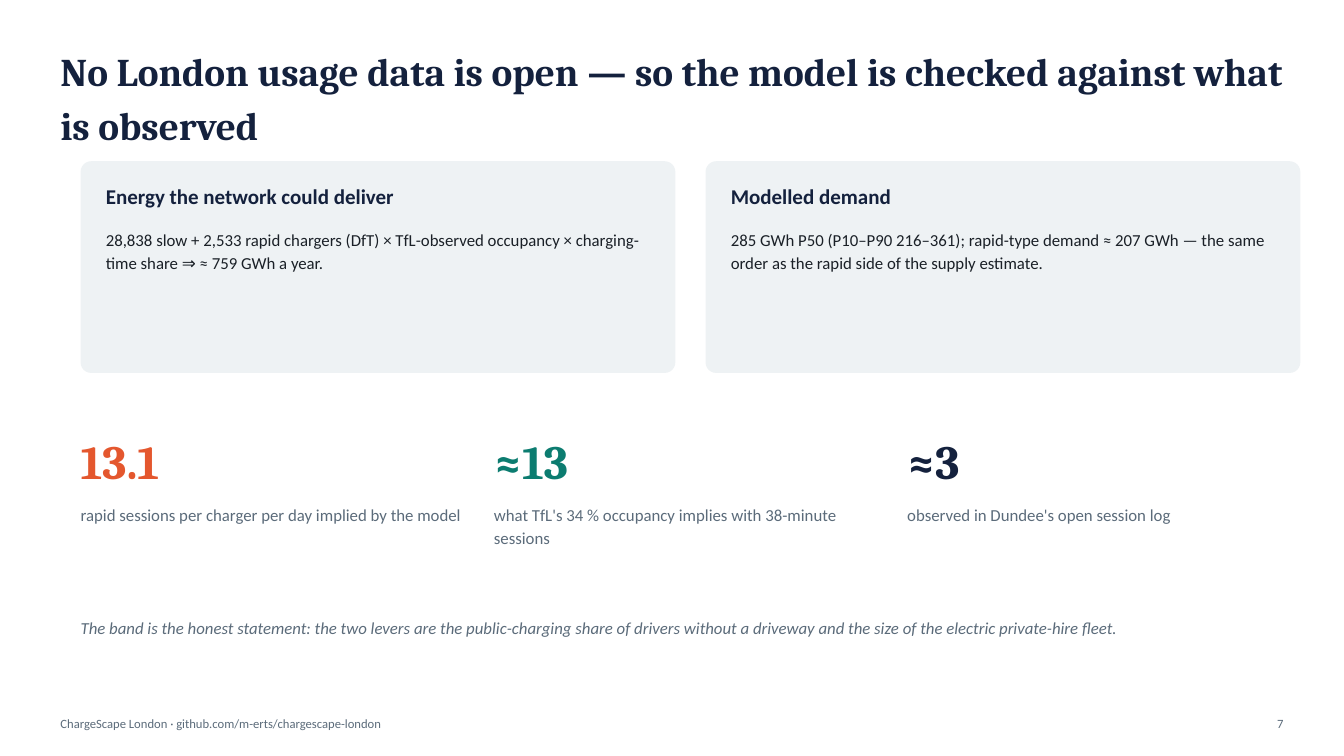
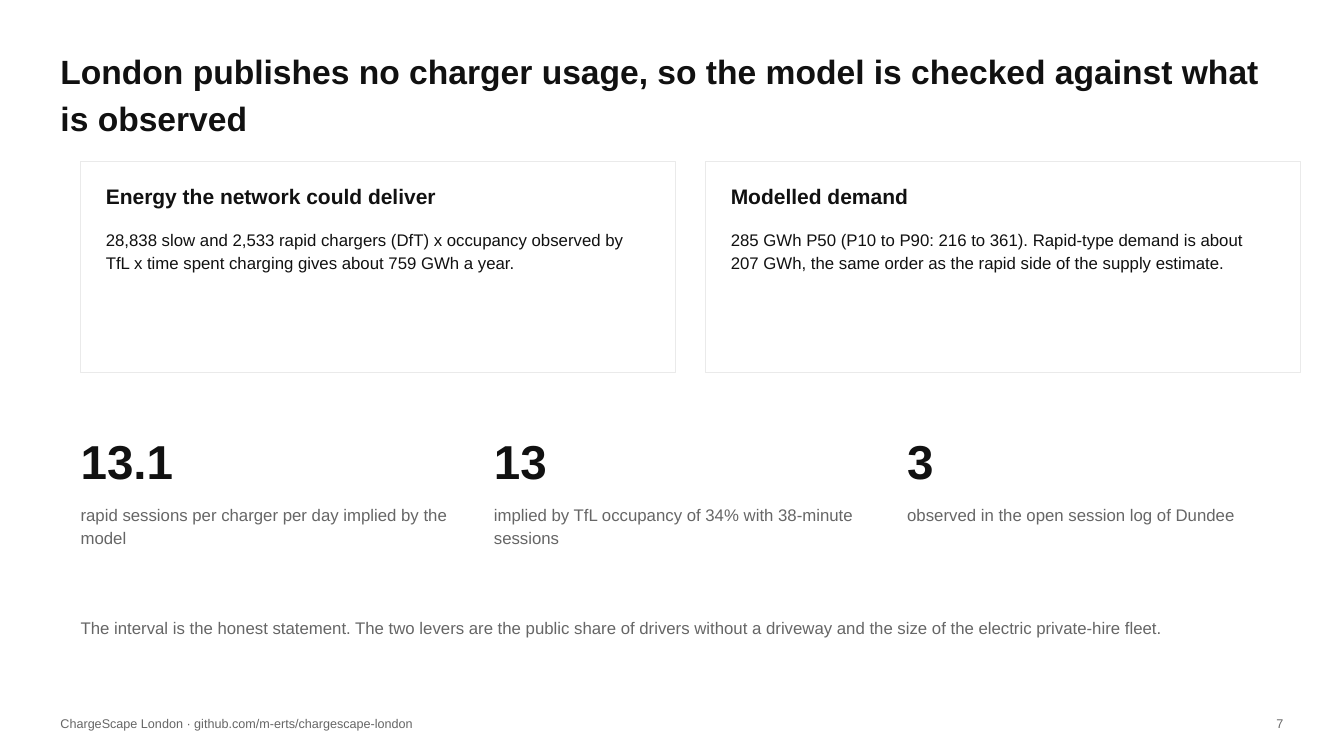
Before and after one commit to m-erts/chargescape-london, a slide deck: slide 7 of reports/ChargeScape_London.pptx. Drawn at 1344x756 pixels with LibreOffice and Linux fonts; fonts in the diff are those of the drawing. Boxes give left, top, right and bottom in pixels: in the first picture for what was removed or moved away, otherwise in the second. Text is boxed around its words. In the diff, an @@ line names an element or a change of style, - is before the commit and + after.

```diff
--- a/reports/ChargeScape_London.pptx
+++ b/reports/ChargeScape_London.pptx
@@ text at box(60, 59, 1259, 132): text changed; size 28 to 24 pt; font Cambria to Arial; text colour #14213D to #111111 @@
-No London usage data is open — so the model is checked against what is observed
+London publishes no charger usage, so the model is checked against what is observed
@@ rectangle at box(81, 161, 676, 373): rounded rectangle to rectangle; fill #EEF2F4 to #FFFFFF; outline none to #EAEAEA 0.75 pt @@
@@ text "Energy the network could deliver" at box(106, 188, 436, 208): font Calibri to Arial, text colour #14213D to #111111 @@
@@ rectangle at box(706, 161, 1301, 373): rounded rectangle to rectangle; fill #EEF2F4 to #FFFFFF; outline none to #EAEAEA 0.75 pt @@
@@ text "Modelled demand" at box(731, 188, 907, 205): font Calibri to Arial, text colour #14213D to #111111 @@
@@ text at box(106, 234, 623, 273): text changed; font Calibri to Arial; text colour #1A2027 to #111111 @@
-28,838 slow + 2,533 rapid chargers (DfT) × TfL-observed occupancy × charging-time share ⇒ ≈ 759 GWh a year.
+28,838 slow and 2,533 rapid chargers (DfT) x occupancy observed by TfL x time spent charging gives about 759 GWh a year.
@@ text at box(731, 234, 1243, 273): text changed; font Calibri to Arial; text colour #1A2027 to #111111 @@
-285 GWh P50 (P10–P90 216–361); rapid-type demand ≈ 207 GWh — the same order as the rapid side of the supply estimate.
+285 GWh P50 (P10 to P90: 216 to 361). Rapid-type demand is about 207 GWh, the same order as the rapid side of the supply estimate.
@@ text "13.1" at box(81, 445, 173, 480): font Cambria to Arial, text colour #E4572E to #111111 @@
@@ text at box(494, 445, 547, 480): text changed; font Cambria to Arial; text colour #0C7C70 to #111111 @@
-≈13
+13
@@ text at box(907, 445, 933, 480): text changed; font Cambria to Arial; text colour #14213D to #111111 @@
-≈3
+3
@@ text at box(494, 509, 853, 544): text changed; font Calibri to Arial; text colour #5B6B7A to #666666 @@
-what TfL's 34 % occupancy implies with 38-minute sessions
+implied by TfL occupancy of 34% with 38-minute sessions
@@ text at box(907, 509, 1235, 525): text changed; font Calibri to Arial; text colour #5B6B7A to #666666 @@
-observed in Dundee's open session log
+observed in the open session log of Dundee
@@ text at box(81, 622, 1161, 638): text changed; font Calibri to Arial; text colour #5B6B7A to #666666; italic off @@
-The band is the honest statement: the two levers are the public-charging share of drivers without a driveway and the size of the electric private-hire fleet.
+The interval is the honest statement. The two levers are the public share of drivers without a driveway and the size of the electric private-hire fleet.
@@ font Calibri to Arial, text colour #5B6B7A to #666666 in 3 elements at box(81, 509, 447, 544), box(60, 719, 413, 731), box(1276, 719, 1283, 728) @@
```
Also in this commit, not shown: 14 other slides changed, 49 other files.
